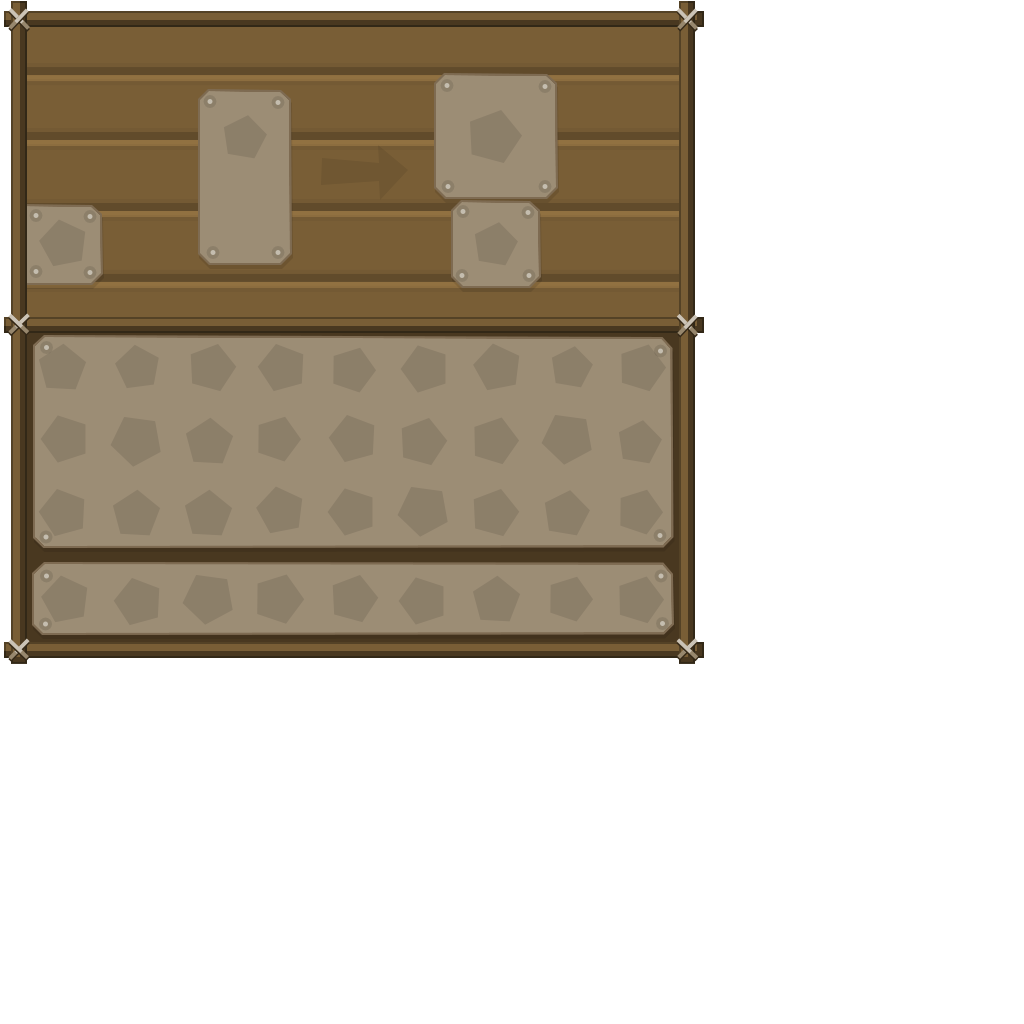
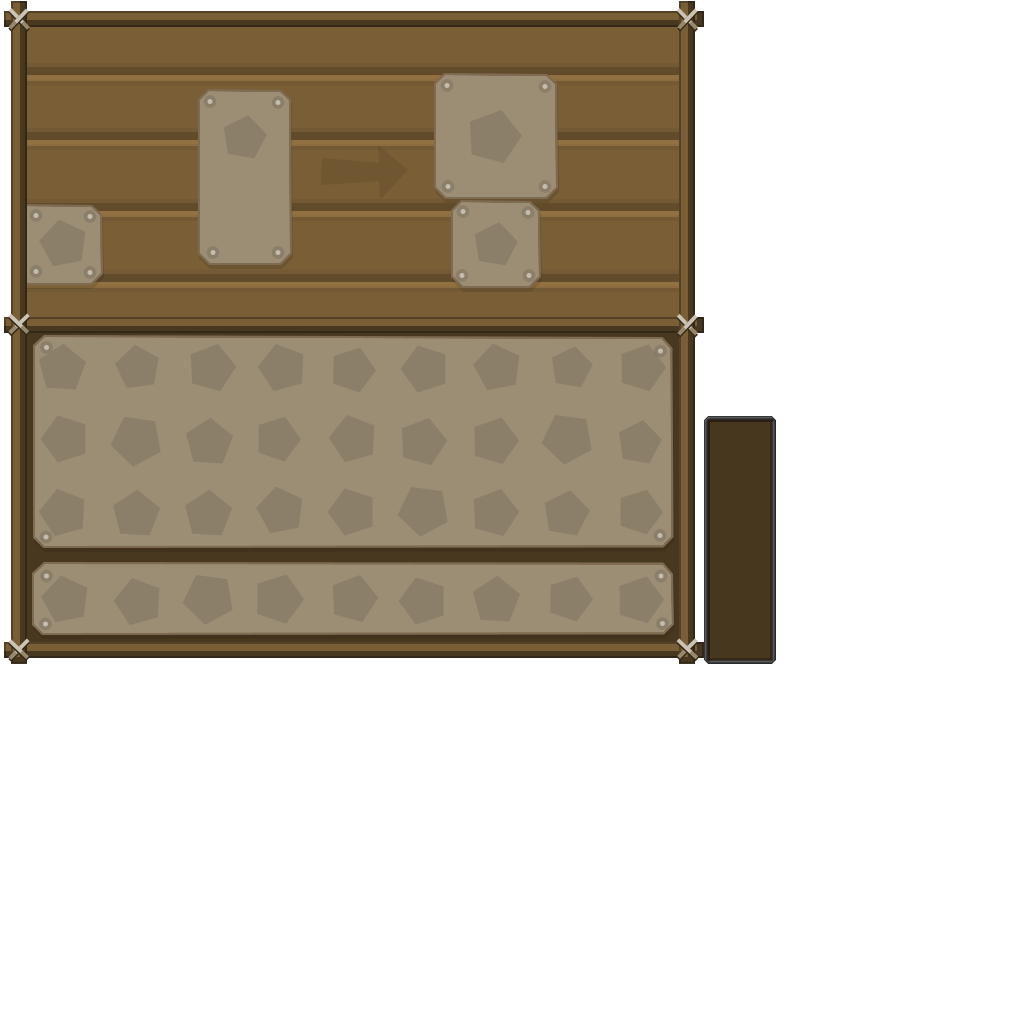
Before/after of a 1024px x 1024px layered artwork. What changed in the layer stack:
added group "fluid large" with 2 layers above "gui" over (704, 416, 776, 664)
added layer "Shape 1" in group "fluid large" over (704, 416, 776, 664)
added layer "Rectangle 1" in group "fluid large" over (708, 420, 772, 660)
